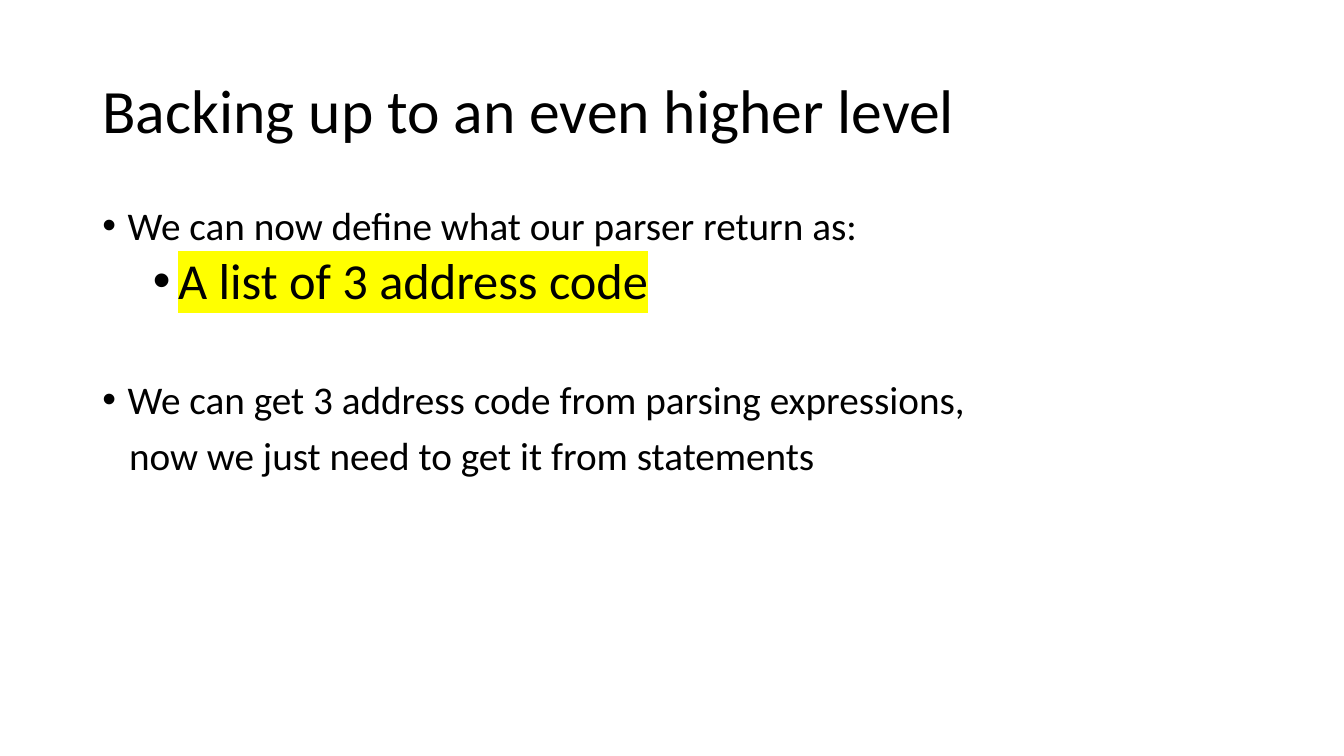
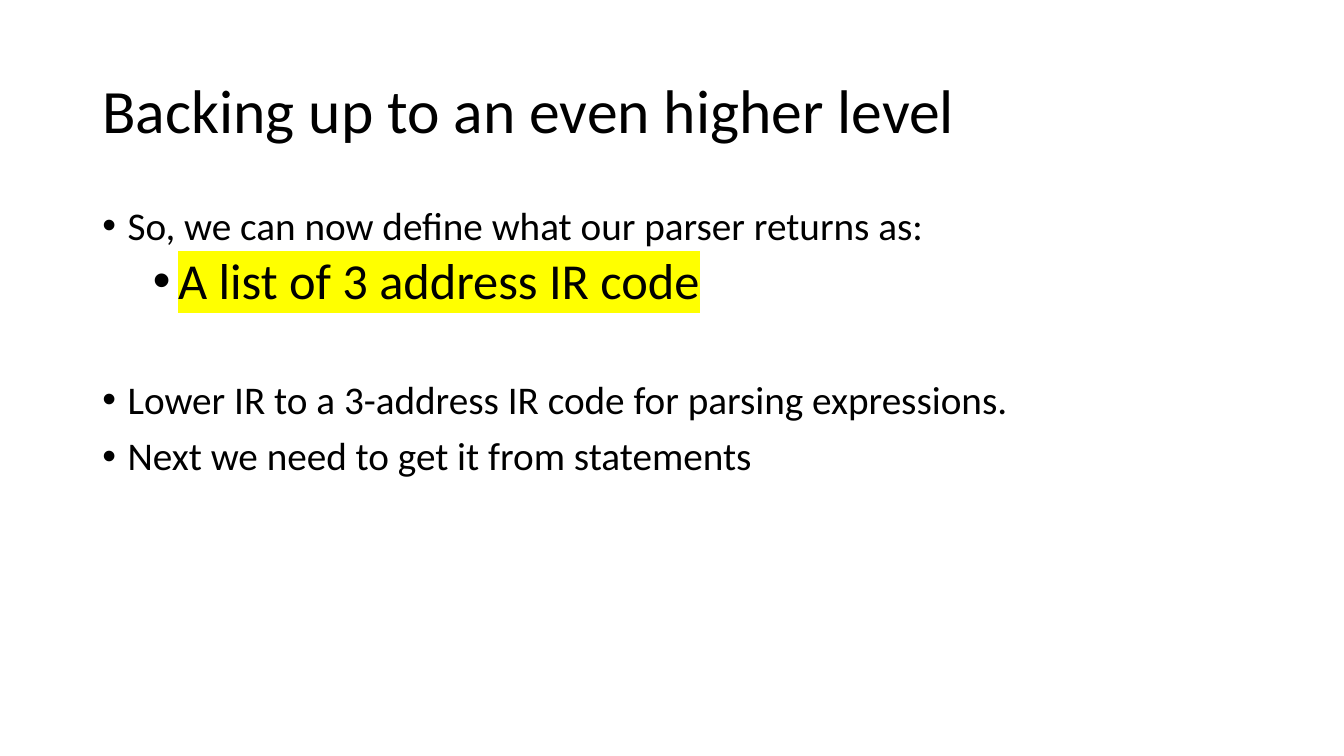
Before and after one commit to siero/CSE110A-W26, a slide deck: slide 49 of PDFS/C110-M3-04-FUNCTIONS-IR-SCOPE.pptx (slide 48 before the commit). Drawn at 1344x756 pixels with LibreOffice and Linux fonts; fonts in the diff are those of the drawing. Boxes give left, top, right and bottom in pixels: in the first picture for what was removed or moved away, otherwise in the second. Text is boxed around its words. In the diff, an @@ line names an element or a change of style, - is before the commit and + after.

```diff
--- a/PDFS/C110-M3-04-FUNCTIONS-IR-SCOPE.pptx
+++ b/PDFS/C110-M3-04-FUNCTIONS-IR-SCOPE.pptx
@@ text at bbox=[128, 212, 1007, 477]: text changed @@
-• We can now define what our parser return as:
-  • A list of 3 address code
-• We can get 3 address code from parsing expressions,
-now we just need to get it from statements
+• So, we can now define what our parser returns as:
+  • A list of 3 address IR code
+• Lower IR to a 3-address IR code for parsing expressions.
+• Next we need to get it from statements
```
Also in this commit, not shown: 51 other slides changed, 4 slides added, 4 slides removed, 1 other file.
